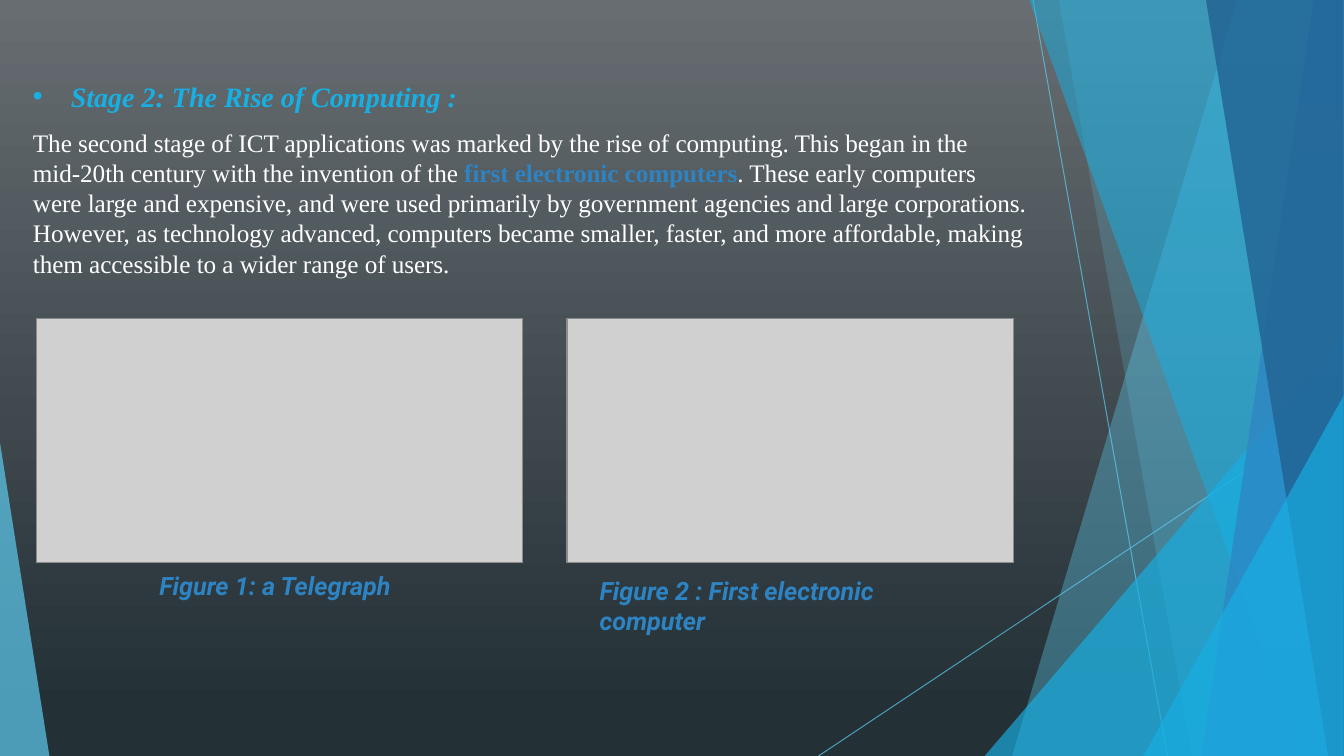
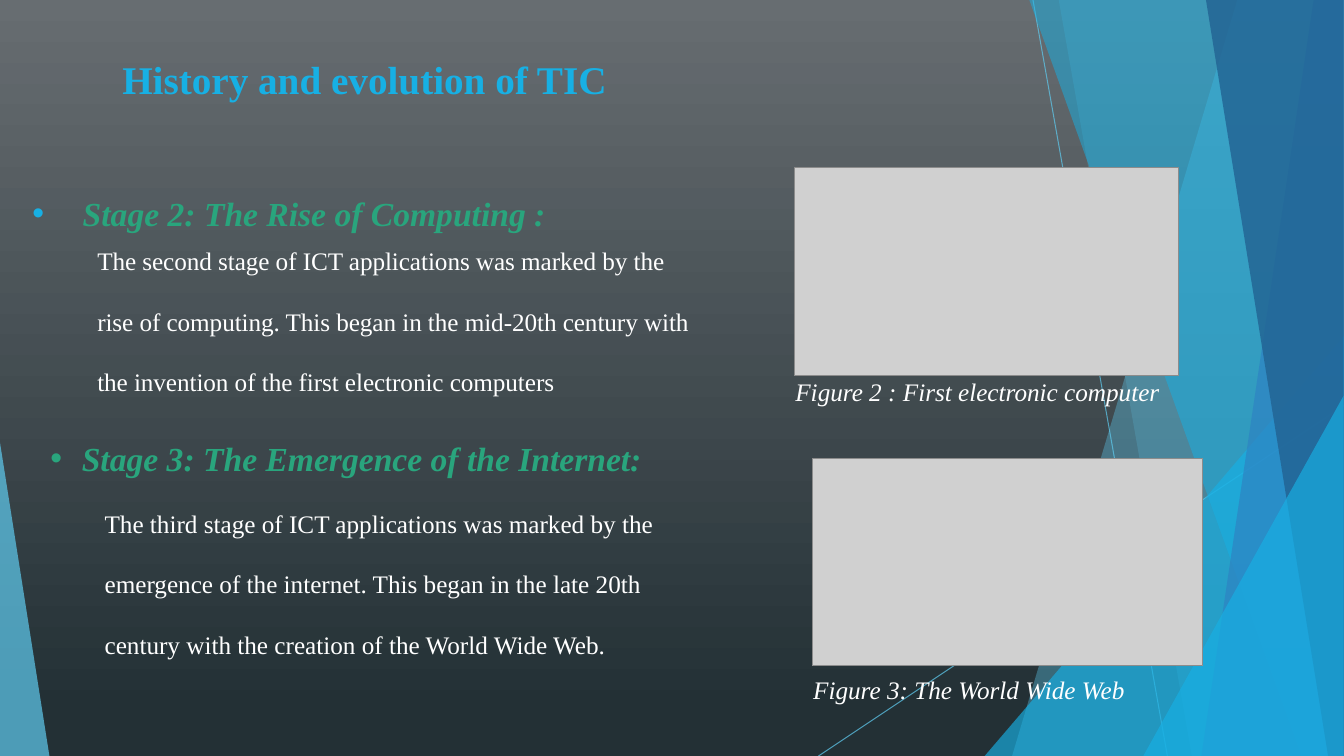
Before and after one commit to kamiri-lilia/projet-final, a slide deck: slide 6 of TIC_PP.pptx (slide 5 before the commit). Drawn at 1344x756 pixels with LibreOffice and Linux fonts; fonts in the diff are those of the drawing; grey boxes stand for pictures. Boxes give left, top, right and bottom in pixels: in the first picture for what was removed or moved away, otherwise in the second. Text is boxed around its words. In the diff, an @@ line names an element or a change of style, - is before the commit and + after.

```diff
--- a/TIC_PP.pptx
+++ b/TIC_PP.pptx
@@ text added at [122,66,607,102], 28 pt, text #17B0E4, bold @@
+History and evolution of TIC
@@ text at [33,134,1026,279]: paragraph removed @@
-The second stage of ICT applications was marked by the rise of computing. This began in the mid-20th century with the invention of the first electronic computers. These early computers were large and expensive, and were used primarily by government agencies and large corporations. However, as technology advanced, computers became smaller, faster, and more affordable, making them accessible to a wider range of users.
@@ text "Stage 2: The Rise of ...": place and size @@
-text "Stage 2: The Rise of ..." at [33,87,1026,279]
+text "Stage 2: The Rise of ..." at [83,202,526,232]
@@ text "Stage 2: The Rise of ..." at [83,202,526,232]: size 20 to 24 pt, text colour #17B0E4 to #29A57D; indent changed @@
@@ picture: place and size @@
-picture at [568,319,1014,563]
+picture at [795,167,1179,376]
@@ text added at [97,252,689,397], 18 pt, text #FFFFFF @@
+The second stage of ICT applications was marked by the rise of computing. This began in the mid-20th century with the invention of the first electronic computers
@@ picture removed at [36,319,522,563] @@
@@ text "Figure 2 : First electronic ...": place and size @@
-text "Figure 2 : First electronic ..." at [600,581,873,635]
+text "Figure 2 : First electronic ..." at [795,381,1159,407]
@@ text "Figure 2 : First electronic ..." at [795,381,1159,407]: font Roboto to Times New Roman, text colour #2E83C3 to #FFFFFF, bold off @@
@@ text added at [82,447,641,477], 24 pt, text #29A57D, bold, italic @@
+• Stage 3: The Emergence of the Internet:
@@ picture added at [813,459,1204,666] @@
@@ text added at [105,515,653,660], 18 pt, text #FFFFFF @@
+The third stage of ICT applications was marked by the emergence of the internet. This began in the late 20th century with the creation of the World Wide Web.
@@ text removed at [159,576,391,600] @@
-Figure 1: a Telegraph
@@ text added at [813,679,1124,705], 18 pt, text #FFFFFF, italic @@
+Figure 3: The World Wide Web
```
Also in this commit, not shown: 15 other slides changed, 2 slides added, 4 slides removed.
